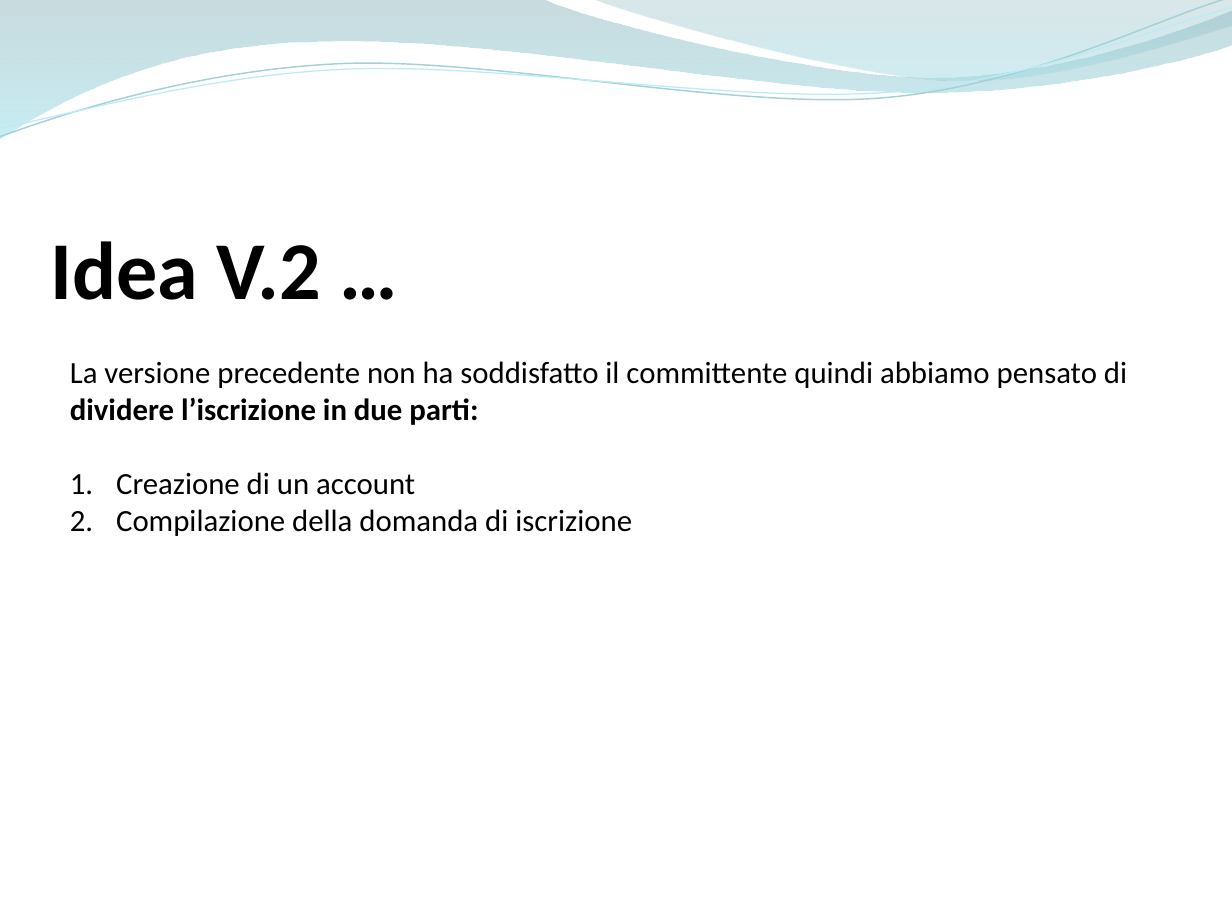
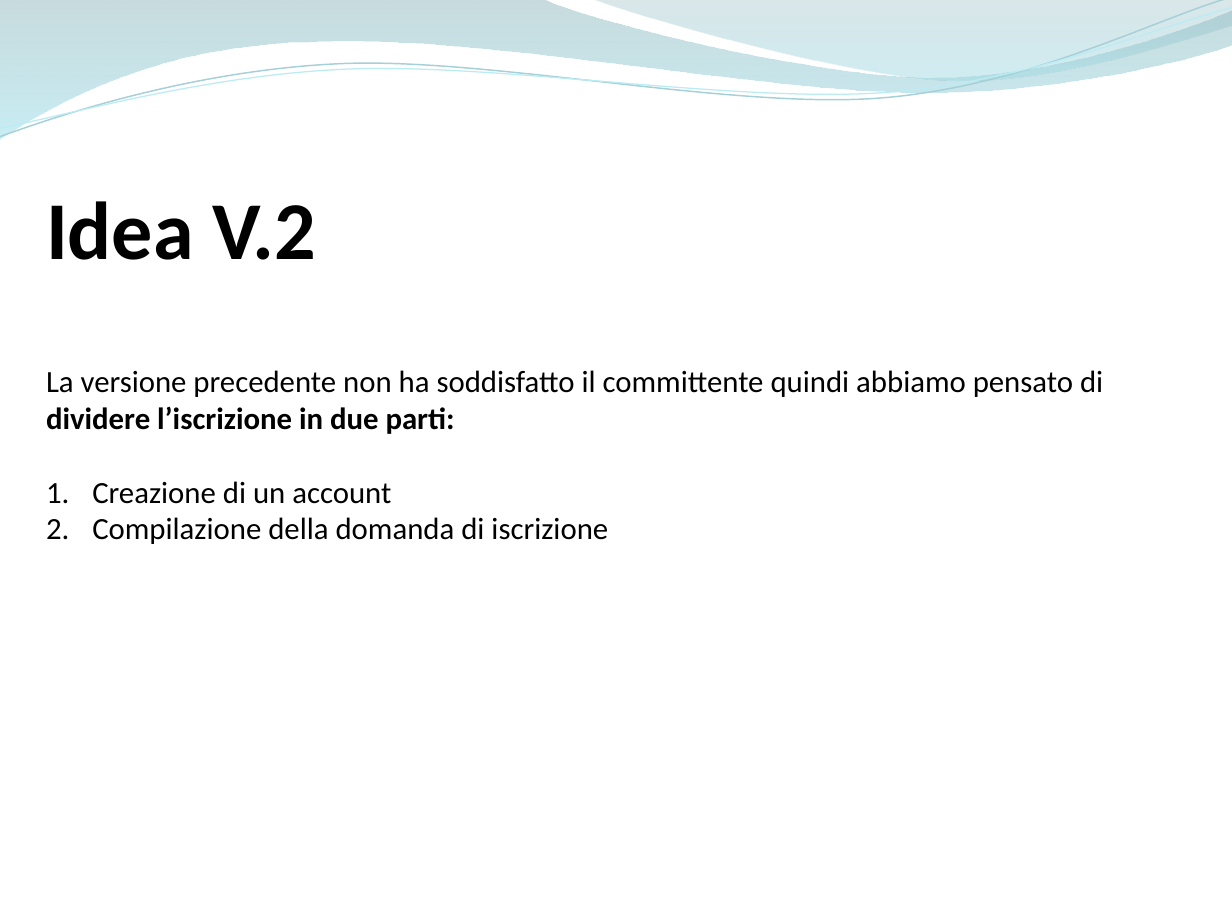
Before and after one commit to ammirate/at-silo, a slide deck: slide 7 of Presentazione/Atsilo1/Barba/Atsilo_A_PresentazioneAntonio Barba.pptx. Drawn at 1232x924 pixels with LibreOffice and Linux fonts; fonts in the diff are those of the drawing. Boxes give left, top, right and bottom in pixels: in the first picture for what was removed or moved away, otherwise in the second. Text is boxed around its words. In the diff, an @@ line names an element or a change of style, - is before the commit and + after.

Commit message:
[WR A] Presentazione completa modificata: parti approvate BARBA e MICCO

```diff
--- a/Presentazione/Atsilo1/Barba/Atsilo_A_PresentazioneAntonio Barba.pptx
+++ b/Presentazione/Atsilo1/Barba/Atsilo_A_PresentazioneAntonio Barba.pptx
@@ text at box(46, 201, 316, 260): text changed @@
-Idea V.2 …
+Idea V.2
@@ text "La versione precedente non ha ...": place and size @@
-text "La versione precedente non ha ..." at box(70, 361, 1127, 536)
+text "La versione precedente non ha ..." at box(46, 370, 1103, 544)
```
Also in this commit, not shown: 2 other slides changed, 2 other files.
